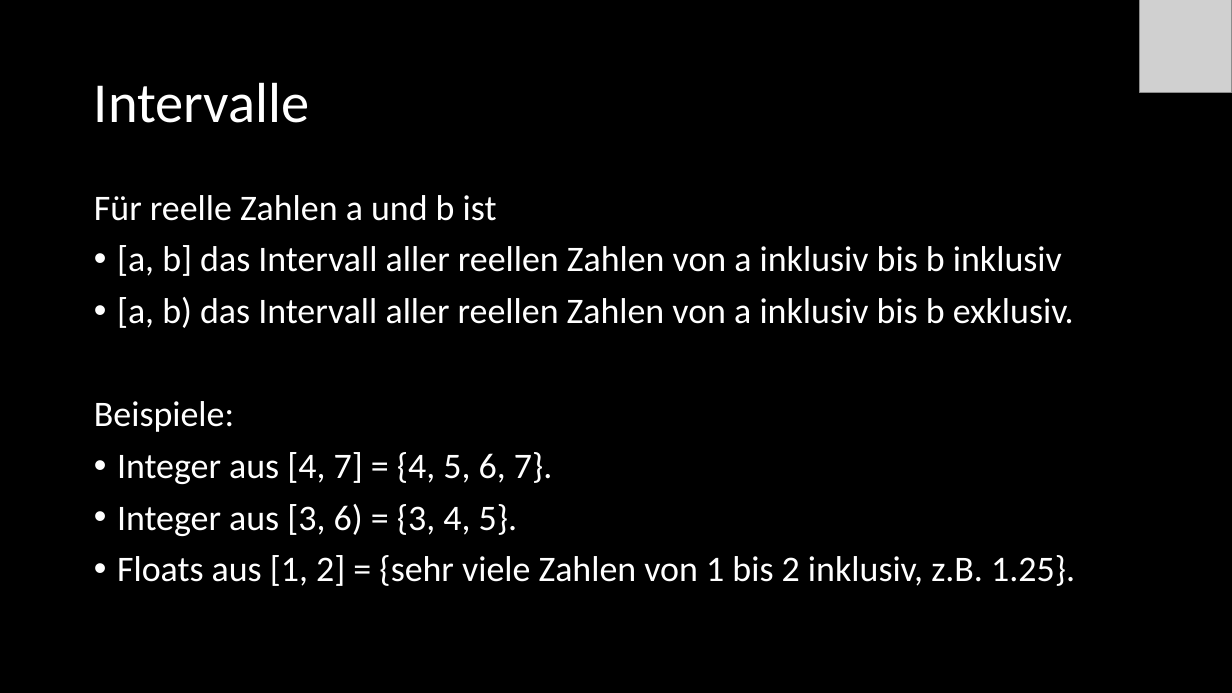
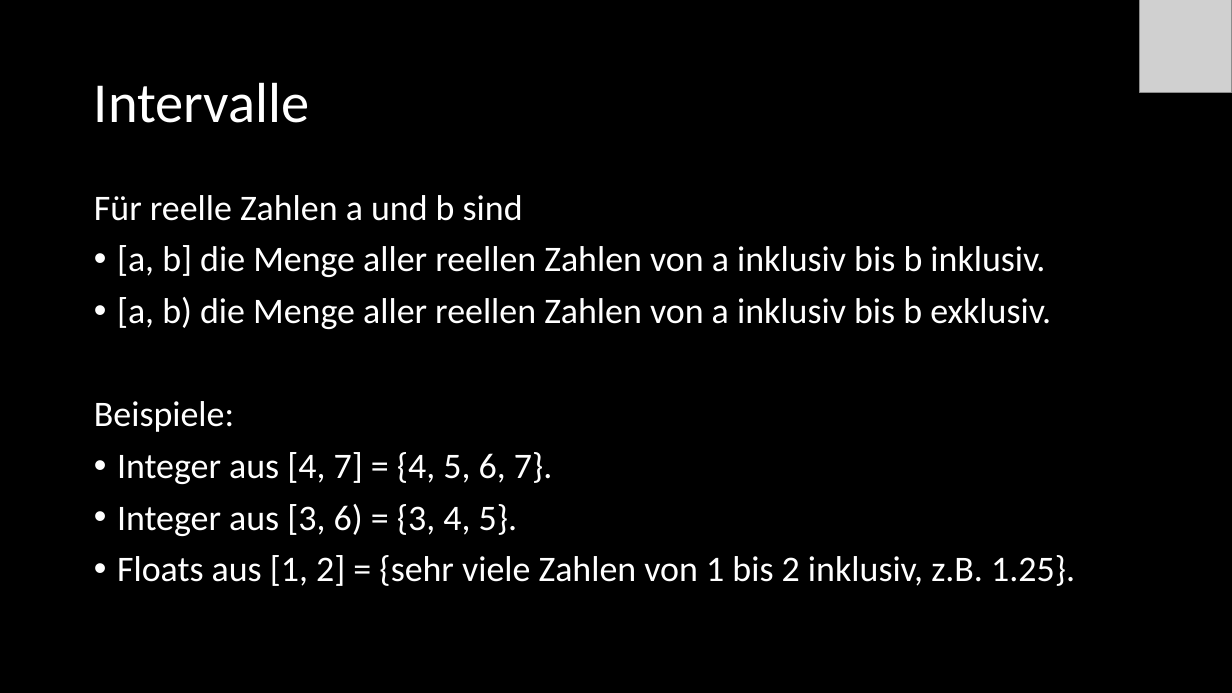
Before and after one commit to Cactusroot/Java, a slide deck: slide 29 of src/Java.pptx (slide 46 before the commit). Drawn at 1232x693 pixels with LibreOffice and Linux fonts; fonts in the diff are those of the drawing; grey boxes stand for pictures. Boxes give left, top, right and bottom in pixels: in the first picture for what was removed or moved away, otherwise in the second. Text is boxed around its words. In the diff, an @@ line names an element or a change of style, - is before the commit and + after.

```diff
--- a/src/Java.pptx
+++ b/src/Java.pptx
@@ text at bbox=[94, 195, 1051, 329]: text changed @@
-Für reelle Zahlen a und b ist
-• [a, b] das Intervall aller reellen Zahlen von a inklusiv bis b inklusiv
-• [a, b) das Intervall aller reellen Zahlen von a inklusiv bis b exklusiv.
+Für reelle Zahlen a und b sind
+• [a, b] die Menge aller reellen Zahlen von a inklusiv bis b inklusiv.
+• [a, b) die Menge aller reellen Zahlen von a inklusiv bis b exklusiv.
```
Also in this commit, not shown: 3 other slides changed, 3 slides added, 15 other files.
